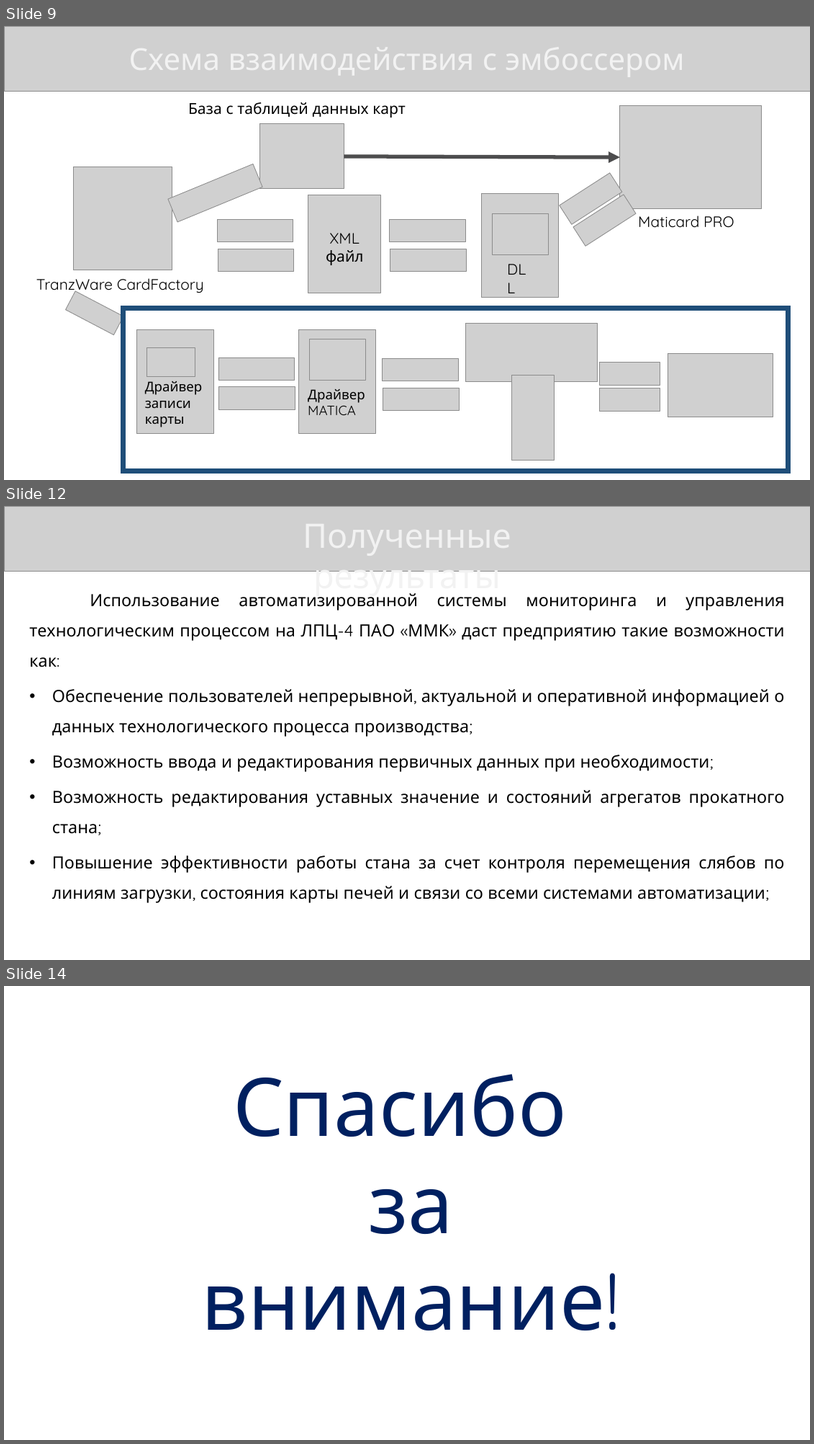
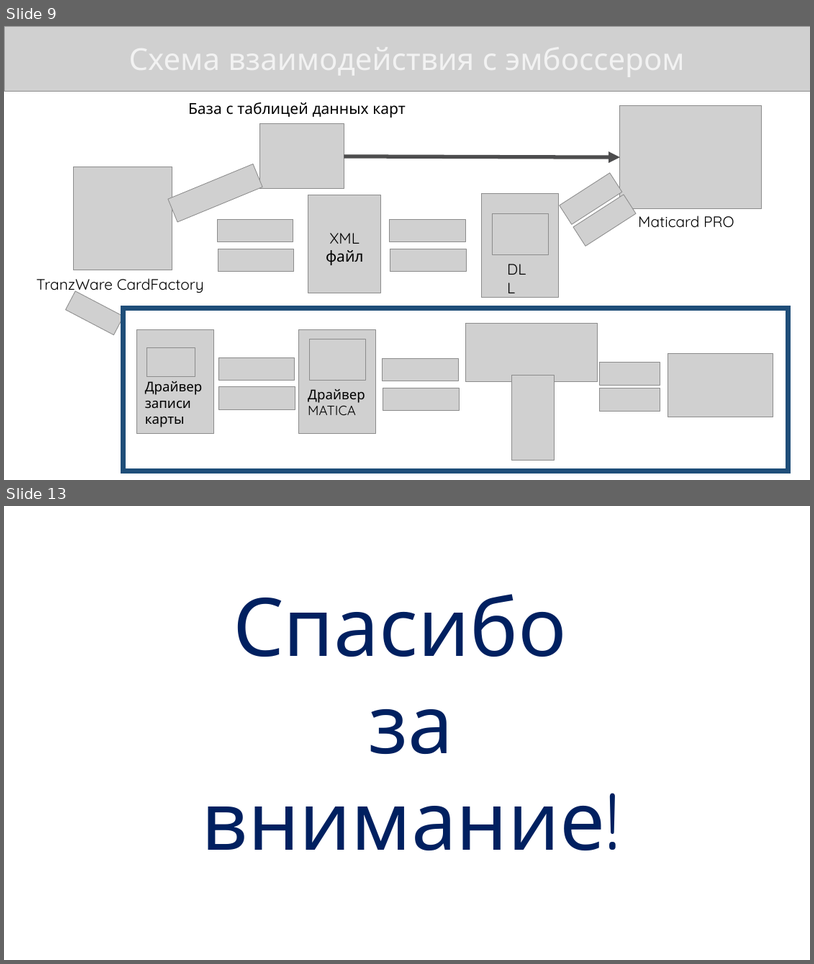
Before and after one commit to KonstantinShemyakin/Diplom, a slide deck: Presentation/NMSTU_Presentation.pptx. Shown one above the other, each under a label of ours: slides 9, 12 and 14 before the commit, slides 9 and 13 after it; the slides between them are not shown. The pictures are 814x1444 and 814x964 pixels, drawn with LibreOffice and Linux fonts; fonts in the diff are those of the drawing; grey boxes stand for pictures. Boxes give left, top, right and bottom in pixels: in the first picture for what was removed or moved away, otherwise in the second. Text is boxed around its words. In the diff, an @@ line names an element or a change of style, - is before the commit and + after.

```diff
--- a/Presentation/NMSTU_Presentation.pptx
+++ b/Presentation/NMSTU_Presentation.pptx
@@ slide 12 removed at (4, 506, 810, 960), background #FFFFFF @@
@@ picture removed at (4, 506, 810, 571) @@
@@ text removed at (314, 571, 501, 596) @@
-Полученные результаты
@@ text removed at (29, 593, 785, 903) @@
-Использование автоматизированной системы мониторинга и управления технологическим процессом на ЛПЦ-4 ПАО «ММК» даст предприятию такие возможности как:
-• Обеспечение пользователей непрерывной, актуальной и оперативной информацией о данных технологического процесса производства;
-• Возможность ввода и редактирования первичных данных при необходимости;
-• Возможность редактирования уставных значение и состояний агрегатов прокатного стана;
-• Повышение эффективности работы стана за счет контроля перемещения слябов по линиям загрузки, состояния карты печей и связи со всеми системами автоматизации;
@@ what was slide 14 is now slide 13 @@
```
Also in this commit, not shown: 2 slides changed, 1 slide added, 1 other slide removed.
